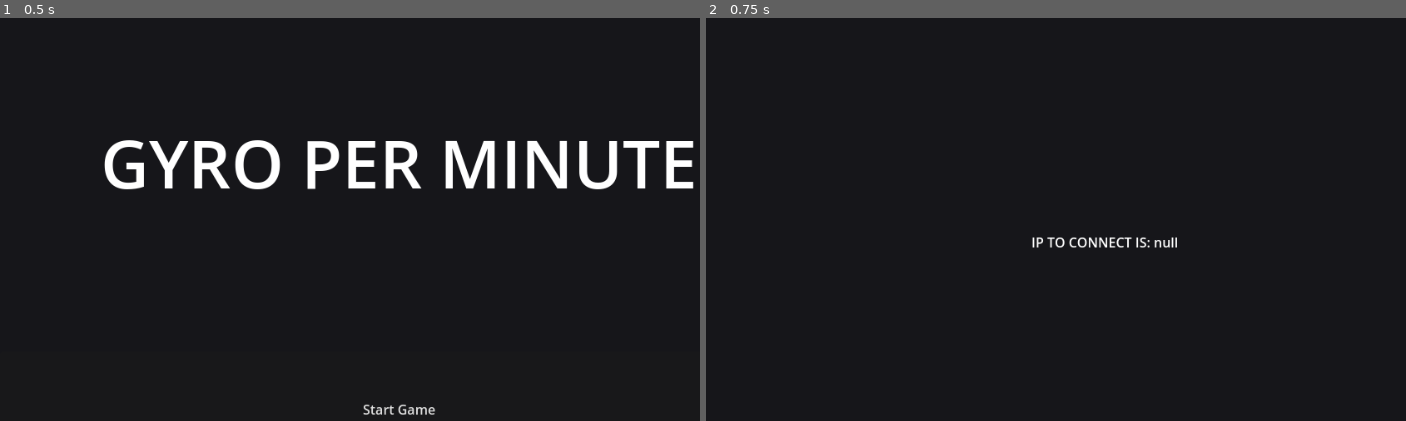
Above: before the commit, frames 1-2 (left to right).
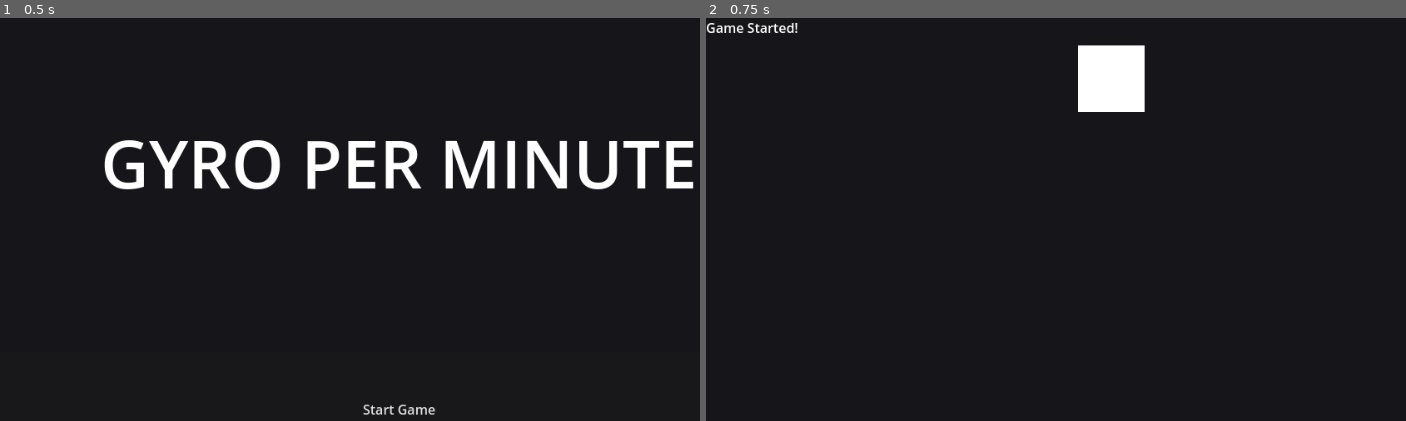
Above: after the commit, the same moments.

Repository: toomcis/GyroPerMinute
Game: Godot game, scene res://GameScene/MainMenu/MainMenu.tscn
Two runs of this game, one before a commit and one after it. Both use one fixed random seed, a clock stepped at 60 frames per second and the inputs below.
Inputs:
- Up to frame 1 (0.5 s): no input
- Up to frame 2 (0.75 s): click "Start Game" at 0.5 s

Frame 1 is identical in both runs. In frame 2, 2.1% of the frame differs, in the area x 0-68%, y 1-58%.

Commit message:
Added a Area2D, needs changing, made players functional fully, needs to fix trail

Diff:
--- a/GameScene/Debug Scene/MainDebug.gd
+++ b/GameScene/Debug Scene/MainDebug.gd
@@ -1,10 +1,12 @@
 extends Control
 
-@onready var IPLabel = $RichTextLabel
+@onready var MenuLabel = $Nodes/Label
+@onready var DPI = (get_viewport().size.x + get_viewport().size.y)
 
+const PORT = 7183
 var multiplayer_peer = ENetMultiplayerPeer.new()
-const PORT = 7183
 var ListOfPlayers = [0]
+var ServerStarted = false
 
 func _ready():
 
@@ -13,45 +15,70 @@
 		print("Error starting Game server: ", err)
 		return
 
-	# Assign the multiplayer peer to the scene
 	multiplayer.multiplayer_peer = multiplayer_peer
 
 	# Connect to multiplayer signals
 	multiplayer.peer_connected.connect(_on_peer_connected)
 	multiplayer.peer_disconnected.connect(_on_peer_disconnected)
+	ServerStarted = true
 
-	print("Server listening on port %d" % PORT)
-
-	IPLabel.text = "IP to Join: " + str(IP.get_local_addresses()[3])# Add IP to connect instead of number of players
 
 func _process(delta):
 	pass
 
 func _on_peer_connected(id):
+	var CurrentPlayerIndex = ListOfPlayers.size()
 	print("Peer connected: %s" % id)
 	ListOfPlayers.append(id)
 	var NewPlayer = load("res://Player/Player.tscn").instantiate()
 	add_child(NewPlayer)
 	NewPlayer.position = get_viewport().size / 2
+	if ServerStarted:
+		MenuLabel.text = "Player " + str(CurrentPlayerIndex) + " disconnected"
+
 
 func _on_peer_disconnected(id):
-	print("⚠️ Peer disconnected: %s" % id)
+	print("Peer disconnected: %s" % id)
+	var indexOfDisconnectedPlayer = ListOfPlayers.find(id)
+	ListOfPlayers.remove_at(indexOfDisconnectedPlayer)
+	print(get_child(indexOfDisconnectedPlayer))
+	remove_child(get_child(indexOfDisconnectedPlayer))
+	if ServerStarted:
+		MenuLabel.text = "Player " + str(indexOfDisconnectedPlayer) + " disconnected"
 
 func getPlayerOffID(id):
 	return get_child(ListOfPlayers.find(id))
 
 @rpc("any_peer")
 func sentPlayerColor(sentColor):
-	sentColor = Color(randf(), randf(), randf())
 	var player = getPlayerOffID(multiplayer.get_remote_sender_id())
-	player.get_child(0).texture.gradient.set_color(0, sentColor)
-	player.get_child(0).get_child(0).default_color = sentColor
+	var mesh = player.get_child(0)
+	var line = mesh.get_child(0)
+
+	var new_gradient = mesh.texture.gradient.duplicate()
+	mesh.texture.gradient = new_gradient
+	new_gradient.set_color(0, sentColor)
+
+	var mew_gradient = line.gradient.duplicate()
+	line.gradient = new_gradient
+	new_gradient.set_color(0, sentColor)
+
+	print(ListOfPlayers.find(multiplayer.get_remote_sender_id()))
+
+@rpc("any_peer")
+func getInfo(_information):
+	pass
 
 @rpc("any_peer")
 func send_gyro(GyroData):
 
-	var DPI = (get_viewport().size.x + get_viewport().size.y) / 160
+	var moveDPI = DPI / 140
 	var player = getPlayerOffID(multiplayer.get_remote_sender_id())
+
+	player.rotation += GyroData.y
+	if player.rotation >= 360 or player.rotation <= -360:
+		player.rotation = 0
+	print(player.rotation)
 
 	if player.position.x >= get_viewport().size.x:
 		player.position.x = 0
@@ -64,9 +91,21 @@
 		player.position.y = get_viewport().size.y
 
 
-	player.position.x += GyroData.z * -DPI
-	player.position.y += GyroData.x * -DPI
+	player.position.x += GyroData.z * -moveDPI
+	player.position.y += GyroData.x * -moveDPI
 
 @rpc("any_peer")
 func send_print():
-	print("Recieved a signal")
+	print("Recieved a signal, meaning proper connection was established!")
+	getInfo.rpc_id(multiplayer.get_remote_sender_id(), "Established connection!")
+
+
+func _on_resized() -> void:
+	DPI = (get_viewport().size.x + get_viewport().size.y)
+	if ServerStarted:
+		MenuLabel.text = "Game resized, changed DPI to " + str(DPI)
+
+
+func _on_start_game_body_entered(body: Node2D) -> void:
+	print(body)
+	MenuLabel.text = "Body " + str(body) + " entered start game area!"
--- a/GameScene/Debug Scene/MainDebug.tscn
+++ b/GameScene/Debug Scene/MainDebug.tscn
@@ -1,8 +1,16 @@
-[gd_scene load_steps=2 format=3 uid="uid://by8iuxuqcfkpq"]
+[gd_scene load_steps=5 format=3 uid="uid://by8iuxuqcfkpq"]
 
 [ext_resource type="Script" uid="uid://bvq8gcc1cuiv5" path="res://GameScene/Debug Scene/MainDebug.gd" id="1_r181u"]
 
-[node name="Control" type="Control"]
+[sub_resource type="LabelSettings" id="LabelSettings_tmeyd"]
+line_spacing = 0.0
+
+[sub_resource type="RectangleShape2D" id="RectangleShape2D_tmeyd"]
+size = Vector2(1, 1)
+
+[sub_resource type="BoxMesh" id="BoxMesh_jod0l"]
+
+[node name="MainScreen" type="Control"]
 layout_mode = 3
 anchors_preset = 15
 anchor_right = 1.0
@@ -11,14 +19,31 @@
 grow_vertical = 2
 script = ExtResource("1_r181u")
 
-[node name="RichTextLabel" type="RichTextLabel" parent="."]
-layout_mode = 1
-anchors_preset = 15
+[node name="Nodes" type="Node2D" parent="."]
+
+[node name="Label" type="Label" parent="Nodes"]
+anchors_preset = -1
 anchor_right = 1.0
 anchor_bottom = 1.0
+offset_right = 111.0
+offset_bottom = 23.0
 grow_horizontal = 2
 grow_vertical = 2
-text = "IP TO CONNECT IS: null"
-fit_content = true
+text = "Game Started!"
+label_settings = SubResource("LabelSettings_tmeyd")
 horizontal_alignment = 1
 vertical_alignment = 1
+
+[node name="Start Game" type="Area2D" parent="Nodes"]
+position = Vector2(488, 151)
+
+[node name="Area" type="CollisionShape2D" parent="Nodes/Start Game"]
+position = Vector2(-1, -78)
+scale = Vector2(80, 80)
+shape = SubResource("RectangleShape2D_tmeyd")
+
+[node name="MeshInstance2D" type="MeshInstance2D" parent="Nodes/Start Game/Area"]
+mesh = SubResource("BoxMesh_jod0l")
+
+[connection signal="resized" from="." to="." method="_on_resized"]
+[connection signal="body_entered" from="Nodes/Start Game" to="." method="_on_start_game_body_entered"]
--- a/Player/Player.tscn
+++ b/Player/Player.tscn
@@ -1,30 +1,51 @@
-[gd_scene load_steps=6 format=3 uid="uid://bm3bc8vpoayih"]
+[gd_scene load_steps=8 format=3 uid="uid://bm3bc8vpoayih"]
 
 [ext_resource type="Script" uid="uid://bm3uqh6emy5ho" path="res://Player/trailLine.gd" id="1_3qydi"]
 
-[sub_resource type="SphereMesh" id="SphereMesh_62e2m"]
+[sub_resource type="SphereMesh" id="SphereMesh_3qydi"]
 
-[sub_resource type="Gradient" id="Gradient_xhfnw"]
+[sub_resource type="Gradient" id="Gradient_3qydi"]
 interpolation_mode = 1
 offsets = PackedFloat32Array(0)
 colors = PackedColorArray(0, 1, 0, 1)
 
-[sub_resource type="GradientTexture1D" id="GradientTexture1D_kpjcp"]
-gradient = SubResource("Gradient_xhfnw")
+[sub_resource type="GradientTexture1D" id="GradientTexture1D_q3lat"]
+resource_local_to_scene = true
+gradient = SubResource("Gradient_3qydi")
 
 [sub_resource type="Curve" id="Curve_62e2m"]
 _data = [Vector2(0, 0), 0.0, 0.0, 0, 0, Vector2(1, 1), 0.0, 0.0, 0, 0]
 point_count = 2
 
+[sub_resource type="Gradient" id="Gradient_q3lat"]
+offsets = PackedFloat32Array(0)
+colors = PackedColorArray(0, 0, 0, 1)
+
+[sub_resource type="CircleShape2D" id="CircleShape2D_3qydi"]
+radius = 0.5
+
 [node name="Node2D" type="Node2D"]
 
 [node name="MeshInstance2D" type="MeshInstance2D" parent="."]
-scale = Vector2(20, 20)
-mesh = SubResource("SphereMesh_62e2m")
-texture = SubResource("GradientTexture1D_kpjcp")
+scale = Vector2(40, 40)
+mesh = SubResource("SphereMesh_3qydi")
+texture = SubResource("GradientTexture1D_q3lat")
 
 [node name="Line2D" type="Line2D" parent="MeshInstance2D"]
 top_level = true
+points = PackedVector2Array(2, -7)
+closed = true
+width = 40.0
 width_curve = SubResource("Curve_62e2m")
-default_color = Color(0, 0, 0.847059, 1)
+default_color = Color(0, 1, 0, 1)
+gradient = SubResource("Gradient_q3lat")
+joint_mode = 1
+sharp_limit = 90.0
+round_precision = 32
+antialiased = true
 script = ExtResource("1_3qydi")
+
+[node name="RigidBody2D" type="RigidBody2D" parent="MeshInstance2D"]
+
+[node name="CollisionShape2D" type="CollisionShape2D" parent="MeshInstance2D/RigidBody2D"]
+shape = SubResource("CircleShape2D_3qydi")
--- a/Player/trailLine.gd
+++ b/Player/trailLine.gd
@@ -2,5 +2,5 @@
 
 func _process(delta: float) -> void:
 	add_point(get_parent().global_position)
-	if points.size() > 30:
+	if points.size() > 50:
 		remove_point(0)
